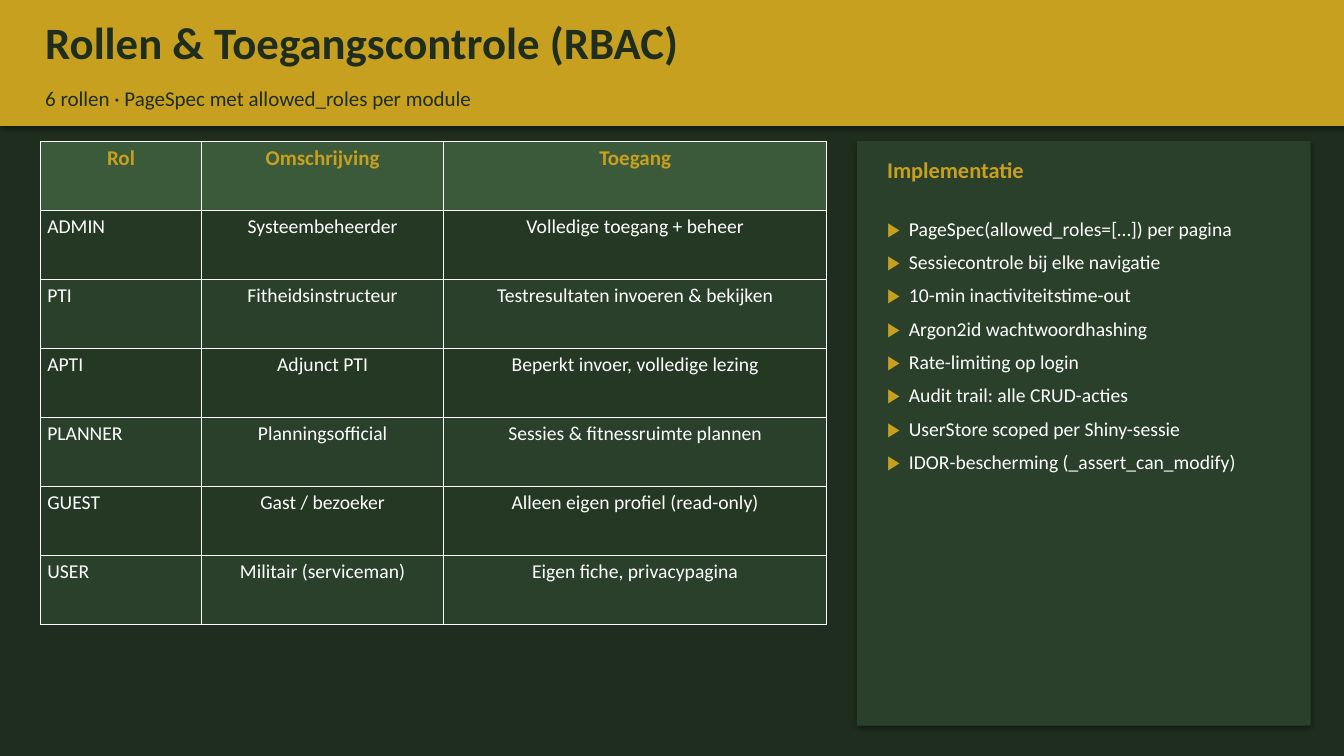
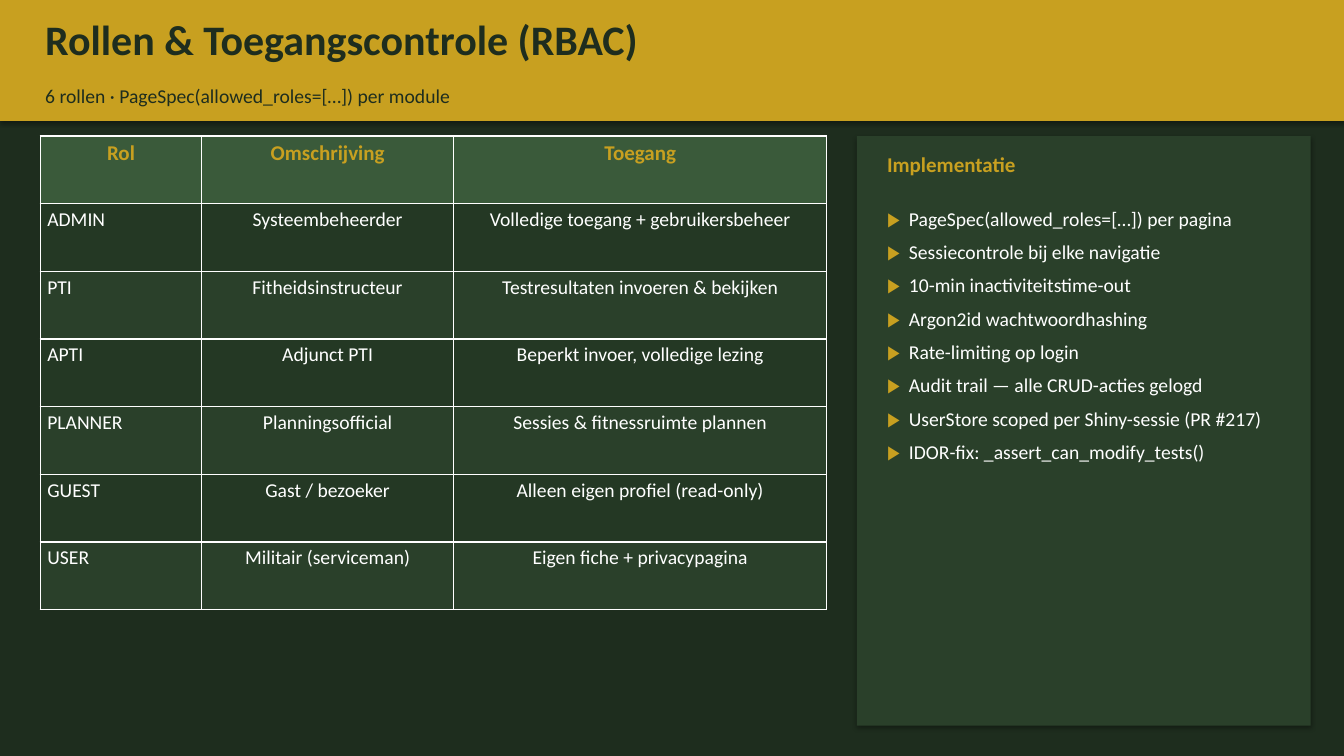
Before and after one commit to BenoitGoethals/WarriorFit, a slide deck: slide 7 of documentation/WarriorFit_Presentatie_10min_NL.pptx (slide 5 before the commit). Drawn at 1344x756 pixels with LibreOffice and Linux fonts; fonts in the diff are those of the drawing. Boxes give left, top, right and bottom in pixels: in the first picture for what was removed or moved away, otherwise in the second. Text is boxed around its words. In the diff, an @@ line names an element or a change of style, - is before the commit and + after.

Commit message:
Update 10-minute deck script: slides expanded to 17, refinements & helpers added
- Added 2 new slides and refined existing slide scripts.
- Expanded slide helpers: new functions for KPI rows, bullets, and better image handling.
- Consolidated palette and layout settings for cleaner code.
- Updated slide titles, flow, and content to reflect enhanced architecture and compliance emphasis.

```diff
--- a/documentation/WarriorFit_Presentatie_10min_NL.pptx
+++ b/documentation/WarriorFit_Presentatie_10min_NL.pptx
@@ rectangle: place and size @@
-rectangle at bbox=[0, 0, 1344, 126]
+rectangle at bbox=[0, 0, 1344, 121]
@@ text "Rollen & Toegangscontrole (RBAC)" at bbox=[45, 24, 638, 62]: size 32 to 30 pt @@
@@ text at bbox=[45, 89, 450, 107]: text changed; size 15 to 14 pt @@
-6 rollen · PageSpec met allowed_roles per module
+6 rollen · PageSpec(allowed_roles=[…]) per module
@@ table at bbox=[40, 136, 827, 610] @@
-row 2, column 3: Volledige toegang + beheer
+row 2, column 3: Volledige toegang + gebruikersbeheer
-row 7, column 3: Eigen fiche, privacypagina
+row 7, column 3: Eigen fiche + privacypagina
@@ table: place and size @@
-table at bbox=[40, 141, 827, 625]
+table at bbox=[40, 136, 827, 610]
@@ rectangle: place and size @@
-rectangle at bbox=[857, 141, 1311, 726]
+rectangle at bbox=[857, 136, 1311, 726]
@@ text "Implementatie" at bbox=[887, 157, 1015, 176]: size 16 to 15 pt @@
@@ text "▶ PageSpec(allowed_roles=[…]) per pagina": place and size @@
-text "▶ PageSpec(allowed_roles=[…]) per pagina" at bbox=[909, 222, 1236, 473]
+text "▶ PageSpec(allowed_roles=[…]) per pagina" at bbox=[909, 212, 1262, 462]
@@ text at bbox=[909, 378, 1262, 462]: text changed @@
-▶ Audit trail: alle CRUD-acties
-▶ UserStore scoped per Shiny-sessie
-▶ IDOR-bescherming (_assert_can_modify)
+▶ Audit trail — alle CRUD-acties gelogd
+▶ UserStore scoped per Shiny-sessie (PR #217)
+▶ IDOR-fix: _assert_can_modify_tests()
```
Also in this commit, not shown: 12 other slides changed, 4 slides added, 2 slides removed, 1 other file.
